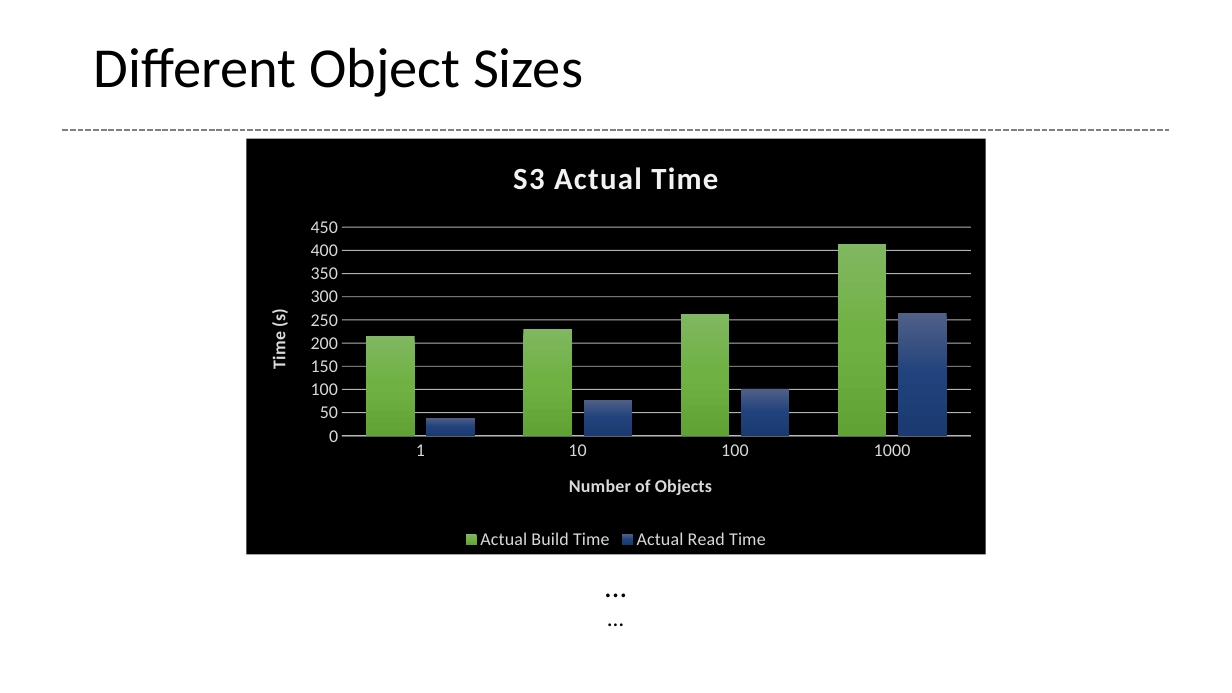
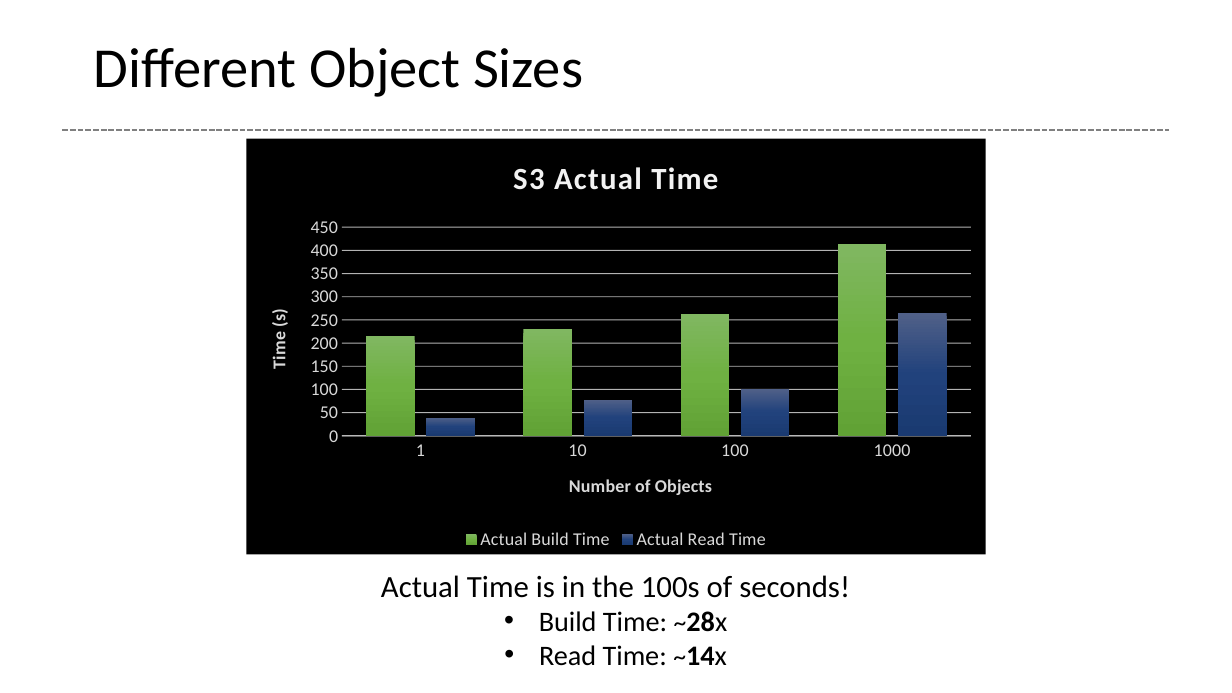
Before and after one commit to glenntu15/BuildVoterDatabase, a slide deck: slide 21 of Proj_presentation.pptx. Drawn at 1232x693 pixels with LibreOffice and Linux fonts; fonts in the diff are those of the drawing. Boxes give left, top, right and bottom in pixels: in the first picture for what was removed or moved away, otherwise in the second. Text is boxed around its words. In the diff, an @@ line names an element or a change of style, - is before the commit and + after.

```diff
--- a/Proj_presentation.pptx
+++ b/Proj_presentation.pptx
@@ text at (381,575,850,666): text changed @@
-…
-…
+Actual Time is in the 100s of seconds!
+• Build Time: ~28x
+• Read Time: ~14x
```
Also in this commit, not shown: 7 other slides changed.
